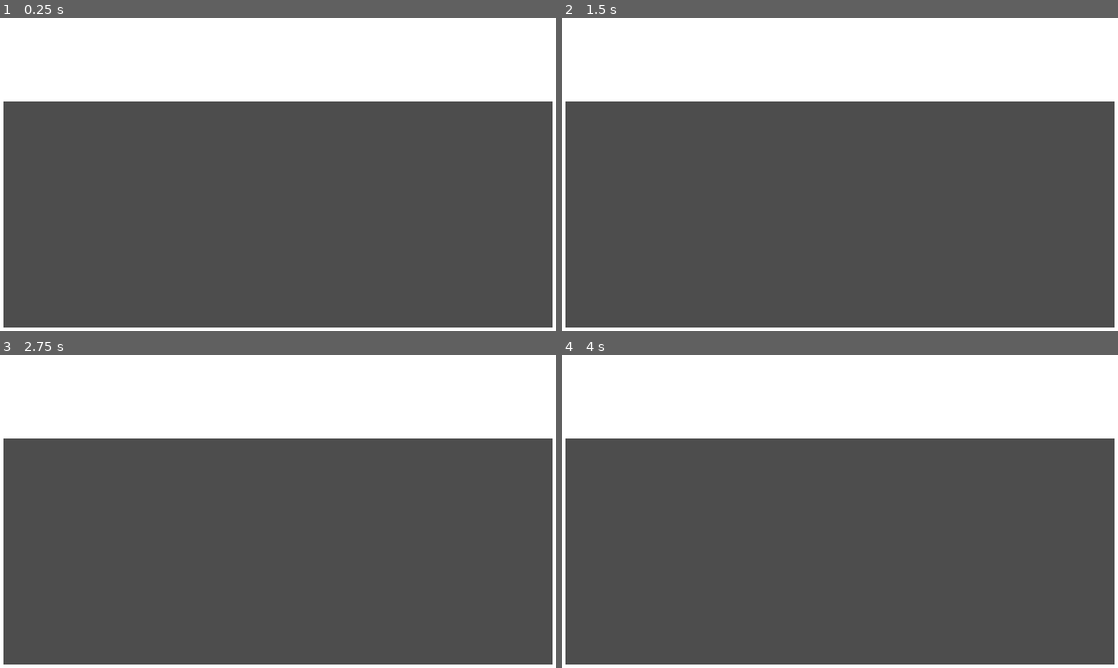
Above: before the commit, frames 1-4 (two rows, left to right).
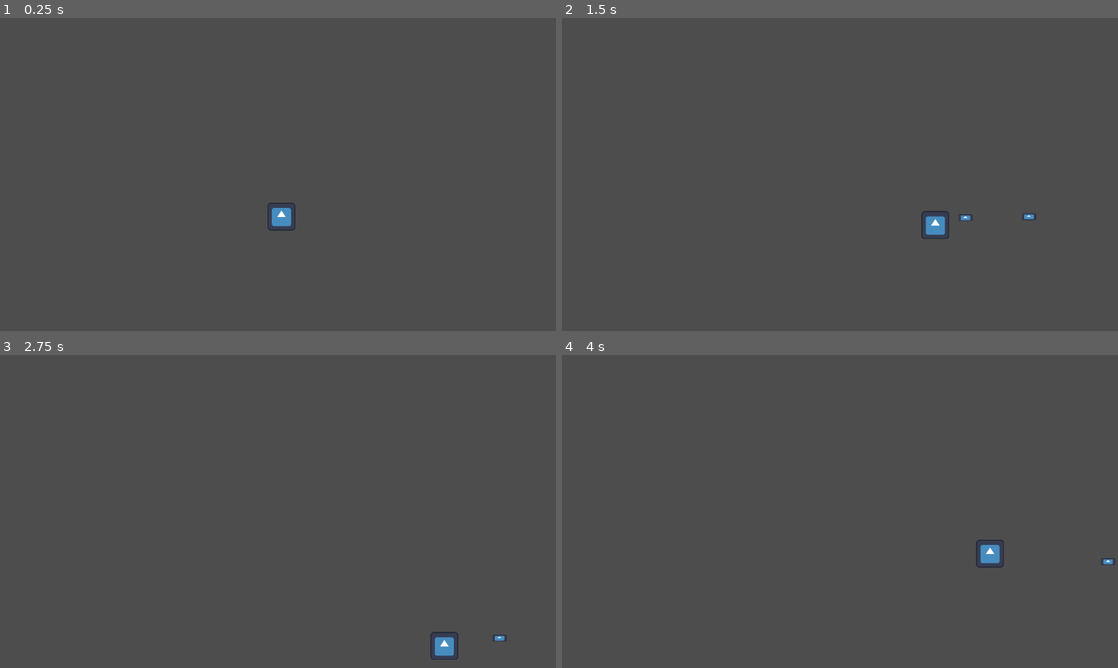
Above: after the commit, the same moments.

Repository: Lymer20/Juego-Seaquest
Game: Godot game, scene res://mundo.tscn
Same seed, same stepped clock (60 frames per second), same inputs: the game is played once before the commit and once after it. The engine's default icon, where the game draws it, is replaced by a stand-in: a white triangle on a blue panel in a dark square.
Inputs:
- Up to frame 1 (0.25 s): no input
- Up to frame 2 (1.5 s): tap Enter at 0.5 s; hold Right (derecha, bound only after the commit) 0.53-1.28 s; tap Space (disparo, bound only after the commit) at 0.6, 1.35 s; hold Down (abajo, bound only after the commit) from 1.28 s (still down)
- Up to frame 3 (2.75 s): release Down (abajo, bound only after the commit) at 2.03 s; hold Right (derecha, bound only after the commit) from 2.03 s (still down); tap Space (disparo, bound only after the commit) at 2.1 s
- Up to frame 4 (4 s): release Right (derecha, bound only after the commit) at 2.78 s; hold Up (arriba, bound only after the commit) 2.78-3.53 s; tap Space (disparo, bound only after the commit) at 2.85, 3.6 s; hold Left (izquierda, bound only after the commit) from 3.53 s (still down)

The runs differ from the first frame. In frame 1, 29% of the frame differs, in the area x 0-100%, y 0-100%; in frame 2, 29%; in frame 3, 29%; in frame 4, 29%.

Commit message:
Personaje con Disparo
-He hecho al personaje con un sprite de placeholder
-El personaje puede moverse a todas las direcciones, con movimientos extras como fricción y aceleración
-El personaje puede disparar
-Las balas desaparecen (cada una) tras pasar 4 segundos
-El personaje tiene un cooldown de 0.75 segundos por cada disparo
-Las colisiones funcionan con el personaje para que no se salga del mapa, a excepción de las balas que recorren todo el mapa

Diff:
--- /dev/null
+++ b/bala.gd
@@ -0,0 +1,17 @@
+extends CharacterBody2D
+
+var pos:Vector2
+var speed: float = 400
+@onready var desaparece: Timer = $desaparece
+
+func _ready():
+	global_position=pos
+	desaparece.wait_time = 4
+	desaparece.start()
+
+func _physics_process(delta: float) -> void:
+	velocity=Vector2(speed, 0)
+	move_and_slide()
+
+func _on_timer_timeout() -> void:
+	queue_free() # Replace with function body.
--- /dev/null
+++ b/bala.tscn
@@ -0,0 +1,25 @@
+[gd_scene load_steps=4 format=3 uid="uid://gmxwws8f0ecu"]
+
+[ext_resource type="Script" uid="uid://cqlbl4ust42ne" path="res://bala.gd" id="1_ag3k0"]
+[ext_resource type="Texture2D" uid="uid://dw6i1dfjqy8nk" path="res://icon.svg" id="2_tqo1u"]
+
+[sub_resource type="RectangleShape2D" id="RectangleShape2D_t4wd0"]
+size = Vector2(32, 16)
+
+[node name="Bala" type="CharacterBody2D"]
+position = Vector2(-2, 0)
+collision_layer = 4
+collision_mask = 0
+script = ExtResource("1_ag3k0")
+
+[node name="Sprite2D" type="Sprite2D" parent="."]
+scale = Vector2(0.25, 0.125)
+texture = ExtResource("2_tqo1u")
+
+[node name="CollisionShape2D" type="CollisionShape2D" parent="."]
+shape = SubResource("RectangleShape2D_t4wd0")
+
+[node name="desaparece" type="Timer" parent="."]
+wait_time = 3.0
+
+[connection signal="timeout" from="desaparece" to="." method="_on_timer_timeout"]
--- /dev/null
+++ b/jugador.gd
@@ -0,0 +1,51 @@
+extends CharacterBody2D
+
+# Movimiento
+const velocidad_max: float = 300
+const aceleracion: float = 900
+const friccion: float = 1200
+
+# Disparo
+var bala_path=preload("res://bala.tscn")
+# Cooldown del disparo
+var shoot: bool = true
+@onready var cooldown: Timer = $Arma/cooldown
+
+func _physics_process(delta: float) -> void:
+	# MOVIMIENTO
+
+	# Estas variables detectan movimiento en X y en Y
+	var movimiento_x := Input.get_axis("izquierda", "derecha")
+	var movimiento_y := Input.get_axis("arriba", "abajo")
+
+	# Movimiento en X
+	if movimiento_x:
+		velocity.x = move_toward(velocity.x, movimiento_x * velocidad_max, aceleracion * delta)
+	else:
+		velocity.x = move_toward(velocity.x, 0, friccion * delta)
+
+	# Movimiento en Y
+	if movimiento_y:
+		velocity.y = move_toward(velocity.y, movimiento_y * velocidad_max, aceleracion * delta)
+	else:
+		velocity.y = move_toward(velocity.y, 0, friccion * delta)
+
+	# DISPARO DEL ARMA
+	if Input.is_action_just_pressed("disparo") and shoot:
+		disparar()
+		shoot = false
+		cooldown.wait_time = 0.75
+		cooldown.start()
+		print("Cooldown")
+
+	move_and_slide()
+
+func disparar():
+	var bala=bala_path.instantiate()
+	bala.pos=$Arma.global_position
+	get_parent().add_child(bala)
+
+func _on_cooldown_timeout() -> void:
+	if !shoot:
+		shoot = true
+		print("Puedes disparar!")
--- /dev/null
+++ b/jugador.tscn
@@ -0,0 +1,26 @@
+[gd_scene load_steps=4 format=3 uid="uid://cpcjdcnmlpdpb"]
+
+[ext_resource type="Script" uid="uid://d3ha2e0rbrexn" path="res://jugador.gd" id="1_16k11"]
+[ext_resource type="Texture2D" uid="uid://dw6i1dfjqy8nk" path="res://icon.svg" id="2_omvyu"]
+
+[sub_resource type="RectangleShape2D" id="RectangleShape2D_8o684"]
+size = Vector2(128, 128)
+
+[node name="Jugador" type="CharacterBody2D"]
+script = ExtResource("1_16k11")
+
+[node name="Sprite2D" type="Sprite2D" parent="."]
+position = Vector2(-2.38419e-07, 2.38419e-07)
+scale = Vector2(0.5, 0.5)
+texture = ExtResource("2_omvyu")
+
+[node name="CollisionShape2D" type="CollisionShape2D" parent="."]
+scale = Vector2(0.5, 0.5)
+shape = SubResource("RectangleShape2D_8o684")
+
+[node name="Arma" type="Node2D" parent="."]
+position = Vector2(40, 0)
+
+[node name="cooldown" type="Timer" parent="Arma"]
+
+[connection signal="timeout" from="Arma/cooldown" to="." method="_on_cooldown_timeout"]
--- a/mundo.tscn
+++ b/mundo.tscn
@@ -1,6 +1,7 @@
-[gd_scene load_steps=2 format=3 uid="uid://bs80h6pf4qjk"]
+[gd_scene load_steps=3 format=3 uid="uid://bs80h6pf4qjk"]
 
 [ext_resource type="Script" uid="uid://qgt7qrtq22rj" path="res://mundo.gd" id="1_6ba58"]
+[ext_resource type="PackedScene" uid="uid://cpcjdcnmlpdpb" path="res://jugador.tscn" id="2_lgngo"]
 
 [node name="Mundo" type="Node2D"]
 script = ExtResource("1_6ba58")
@@ -8,8 +9,13 @@
 [node name="StaticBody2D" type="StaticBody2D" parent="."]
 
 [node name="Colision del Mapa" type="CollisionPolygon2D" parent="StaticBody2D"]
-position = Vector2(-339, -477.264)
+position = Vector2(-346, -477.264)
 scale = Vector2(1.32251, 2.47051)
 polygon = PackedVector2Array(256.331, 193.184, 1224.19, 193.184, 1224.19, 484.622, 1218.14, 484.622, 1218.14, 270.901, 262.38, 270.901, 262.38, 481.384, 1218.14, 481.384, 1218.14, 484.622, 256.331, 484.622)
 
 [node name="Polygon2D" type="Polygon2D" parent="StaticBody2D/Colision del Mapa"]
+visible = false
+
+[node name="Jugador" parent="." instance=ExtResource("2_lgngo")]
+position = Vector2(648, 457)
+collision_layer = 2
--- a/project.godot
+++ b/project.godot
@@ -20,9 +20,45 @@
 window/size/viewport_width=1280
 window/size/viewport_height=720
 
+[input]
+
+izquierda={
+"deadzone": 0.2,
+"events": [Object(InputEventKey,"resource_local_to_scene":false,"resource_name":"","device":-1,"window_id":0,"alt_pressed":false,"shift_pressed":false,"ctrl_pressed":false,"meta_pressed":false,"pressed":false,"keycode":0,"physical_keycode":4194319,"key_label":0,"unicode":0,"location":0,"echo":false,"script":null)
+, Object(InputEventKey,"resource_local_to_scene":false,"resource_name":"","device":-1,"window_id":0,"alt_pressed":false,"shift_pressed":false,"ctrl_pressed":false,"meta_pressed":false,"pressed":false,"keycode":0,"physical_keycode":65,"key_label":0,"unicode":97,"location":0,"echo":false,"script":null)
+]
+}
+derecha={
+"deadzone": 0.2,
+"events": [Object(InputEventKey,"resource_local_to_scene":false,"resource_name":"","device":-1,"window_id":0,"alt_pressed":false,"shift_pressed":false,"ctrl_pressed":false,"meta_pressed":false,"pressed":false,"keycode":0,"physical_keycode":4194321,"key_label":0,"unicode":0,"location":0,"echo":false,"script":null)
+, Object(InputEventKey,"resource_local_to_scene":false,"resource_name":"","device":-1,"window_id":0,"alt_pressed":false,"shift_pressed":false,"ctrl_pressed":false,"meta_pressed":false,"pressed":false,"keycode":0,"physical_keycode":68,"key_label":0,"unicode":100,"location":0,"echo":false,"script":null)
+]
+}
+arriba={
+"deadzone": 0.2,
+"events": [Object(InputEventKey,"resource_local_to_scene":false,"resource_name":"","device":-1,"window_id":0,"alt_pressed":false,"shift_pressed":false,"ctrl_pressed":false,"meta_pressed":false,"pressed":false,"keycode":0,"physical_keycode":4194320,"key_label":0,"unicode":0,"location":0,"echo":false,"script":null)
+, Object(InputEventKey,"resource_local_to_scene":false,"resource_name":"","device":-1,"window_id":0,"alt_pressed":false,"shift_pressed":false,"ctrl_pressed":false,"meta_pressed":false,"pressed":false,"keycode":0,"physical_keycode":87,"key_label":0,"unicode":119,"location":0,"echo":false,"script":null)
+]
+}
+abajo={
+"deadzone": 0.2,
+"events": [Object(InputEventKey,"resource_local_to_scene":false,"resource_name":"","device":-1,"window_id":0,"alt_pressed":false,"shift_pressed":false,"ctrl_pressed":false,"meta_pressed":false,"pressed":false,"keycode":0,"physical_keycode":4194322,"key_label":0,"unicode":0,"location":0,"echo":false,"script":null)
+, Object(InputEventKey,"resource_local_to_scene":false,"resource_name":"","device":-1,"window_id":0,"alt_pressed":false,"shift_pressed":false,"ctrl_pressed":false,"meta_pressed":false,"pressed":false,"keycode":0,"physical_keycode":83,"key_label":0,"unicode":115,"location":0,"echo":false,"script":null)
+]
+}
+disparo={
+"deadzone": 0.2,
+"events": [Object(InputEventKey,"resource_local_to_scene":false,"resource_name":"","device":-1,"window_id":0,"alt_pressed":false,"shift_pressed":false,"ctrl_pressed":false,"meta_pressed":false,"pressed":false,"keycode":0,"physical_keycode":32,"key_label":0,"unicode":32,"location":0,"echo":false,"script":null)
+, Object(InputEventKey,"resource_local_to_scene":false,"resource_name":"","device":-1,"window_id":0,"alt_pressed":false,"shift_pressed":false,"ctrl_pressed":false,"meta_pressed":false,"pressed":false,"keycode":0,"physical_keycode":4194309,"key_label":0,"unicode":0,"location":0,"echo":false,"script":null)
+, Object(InputEventKey,"resource_local_to_scene":false,"resource_name":"","device":-1,"window_id":0,"alt_pressed":false,"shift_pressed":false,"ctrl_pressed":false,"meta_pressed":false,"pressed":false,"keycode":0,"physical_keycode":90,"key_label":0,"unicode":122,"location":0,"echo":false,"script":null)
+]
+}
+
 [layer_names]
 
 2d_physics/layer_1="World"
+2d_physics/layer_2="Player"
+2d_physics/layer_3="Bala"
 
 [rendering]
 
Not shown, added: bala.gd.uid
Not shown, added: jugador.gd.uid
